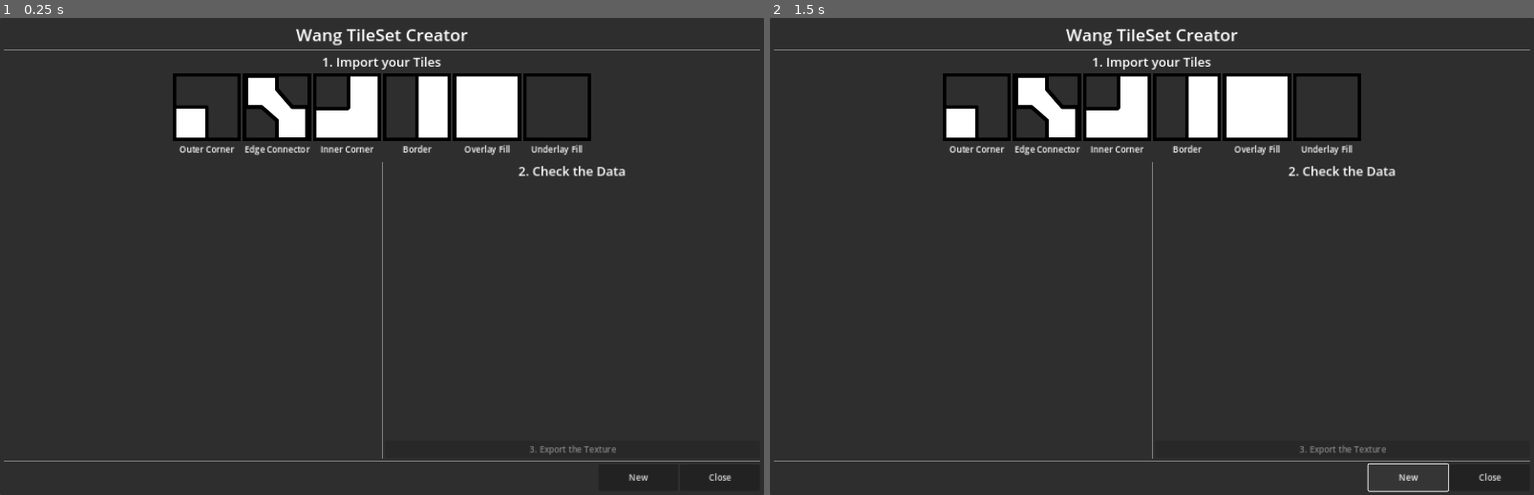
Above: before the commit, frames 1-2 (left to right).
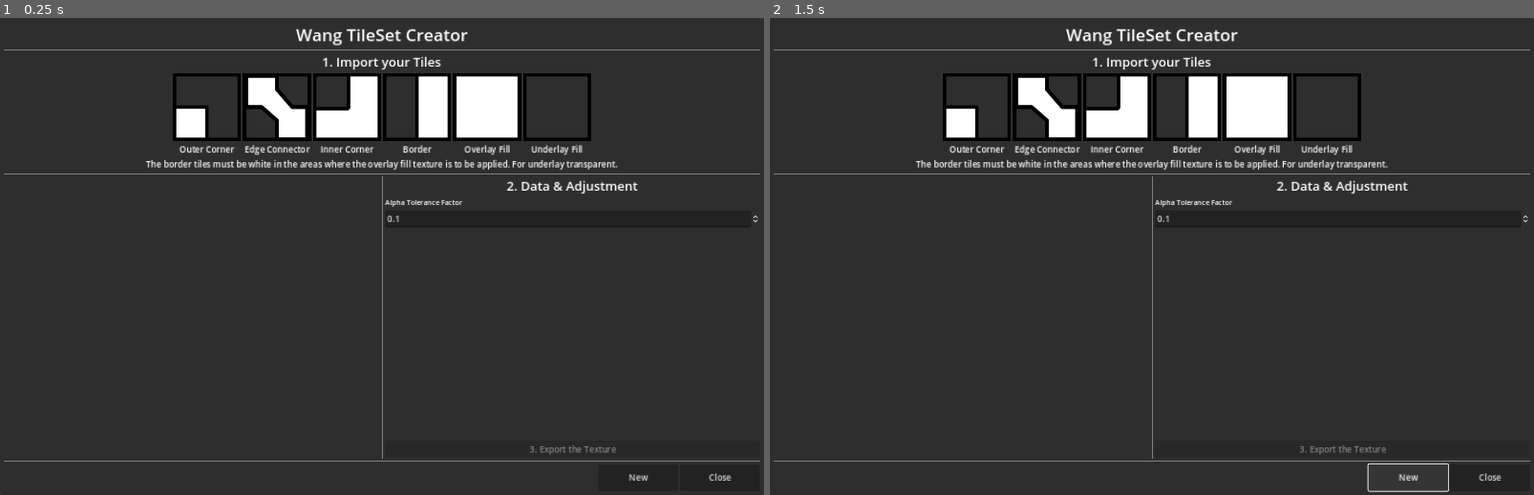
Above: after the commit, the same moments.

Repository: kleingeist37/godot-wang-converter
Game: Godot game, scene res://scenes/wang_creator/wang_creator.tscn
Two runs of this game, one before a commit and one after it. Both use one fixed random seed, a clock stepped at 60 frames per second and the inputs below.
Inputs:
- Up to frame 1 (0.25 s): no input
- Up to frame 2 (1.5 s): click "New" at 0.5 s; click "New" at 1.25 s

The runs differ from the first frame. In frame 1, 1.3% of the frame differs, in the area x 0-100%, y 29-44%; in frame 2, 1.3%.

Commit message:
alpha mixing + alpha tolerance check

Diff:
--- a/scenes/wang_creator/wang_creator.gd
+++ b/scenes/wang_creator/wang_creator.gd
@@ -20,7 +20,7 @@
 @onready var lbl_tile_set_size: Label = %lbl_tile_set_size
 @onready var btn_export: Button = %btn_export
 @onready var texture_preview: TextureRect = %texture_preview;
-
+@onready var spinbox_white_tolerance: SpinBox = %spinbox_white_tolerance;
 
 
 var orig_icons := {
@@ -70,6 +70,7 @@
 	"webp"
 ];
 
+
 var filter_extensions: PackedStringArray;
 var regex_pattern;
 var save_state := false;
@@ -93,9 +94,12 @@
 	EditorSignals.show_texture_file_dialog.connect(_on_show_texture_file_dialog);
 	_init_form();
 
+	var filter : String;
 	for valid_extension: String in VALID_EXTENSIONS:
-		filter_extensions.append("*.%s ; %s Images" % [valid_extension, valid_extension.to_upper()]);
-
+		filter += "*.%s ;" % valid_extension;
+		#filter_extensions.append("*.%s ; %s Images" % [valid_extension, valid_extension.to_upper()]);
+
+	#file_dialog.filters.append(filter);
 	var pattern = "";
 	for i in VALID_EXTENSIONS.size():
 		pattern += VALID_EXTENSIONS[i]
@@ -103,7 +107,7 @@
 			pattern += "|";
 
 	regex_pattern = ".+\\.(%s)$" % pattern;
-	file_dialog.filters = filter_extensions;
+
 
 
 func _import_texture(path):
@@ -178,7 +182,9 @@
 				for y in range(start_pos_y, max_range_y):
 					var source_pixel = rotator.get_pixel(x % rotator.get_width(), y % rotator.get_height());
 					if source_pixel.a != 0:
-						preview_image.set_pixel(x,y, source_pixel);
+						var base_pixel := preview_image.get_pixel(x, y);
+						var mixed_pixel := _mix_colors(base_pixel, source_pixel);
+						preview_image.set_pixel(x,y, mixed_pixel);
 
 
 	return preview_image;
@@ -187,10 +193,8 @@
 enum FillMode { UNDERLAY, OVERLAY};
 func generate_fill_texture(fill_mode: FillMode , target_image: Image, source_image: Image, tile_width: int, tile_height: int, factor: int = 4) -> Image:
 
-	var counter = 0;
 	var target_width = tile_width * factor
 	var target_height = tile_height * factor
-
 
 	for y in target_height:
 		for x in target_width:
@@ -204,40 +208,12 @@
 					target_image.set_pixel(x, y, source_pixel);
 
 				FillMode.OVERLAY:
-					if target_color == Color(1, 1, 1, 1):
-						target_image.set_pixel(x, y, source_pixel);
-
-		counter += 1;
+					if _is_near_white(target_color, spinbox_white_tolerance.value):
+						var mixed_pixel := _mix_colors(target_color, source_pixel);
+						target_image.set_pixel(x,y, mixed_pixel);
+
 	return target_image;
 
-
-#func generate_border_tiles(preview_image: Image, width: int, height: int) -> Image:
-	#for tile_type: TileType in texture_dict.keys():
-		#var texture = _get_texture(tile_type) as ImageTexture;
-		#if texture == null:
-			#continue;
-		#
-		#for tile_pos: Vector2i in placement_dict[tile_type].keys():
-			#var rotator := texture.get_image();
-			#var rotations := placement_dict[tile_type][tile_pos] as int;
-#
-			##it doesn't fucking work with looping.
-			#match(rotations):
-				#0:
-					#pass;
-				#1:
-					#rotator.rotate_90(CLOCKWISE);
-#
-				#2:
-					#rotator.rotate_90(CLOCKWISE);
-					#rotator.rotate_90(CLOCKWISE);
-#
-				#3:
-					#rotator.rotate_90(COUNTERCLOCKWISE);
-#
-			#preview_image.blit_rect(rotator, Rect2i(0,0, width, height), tile_pos * width)
-		#
-	#return preview_image;
 
 
 func _export_texture(path: String):
@@ -313,6 +289,23 @@
 		return texture_dict[tile_type];
 
 
+func _mix_colors(base_color: Color, overlay_color: Color) -> Color:
+
+	var alpha_overlay = overlay_color.a;
+	var alpha_base = base_color.a * (1.0 - alpha_overlay);
+	var final_alpha = alpha_overlay + alpha_base;
+	var final_color = overlay_color * alpha_overlay + base_color * alpha_base;
+
+	if final_alpha > 0:
+		final_color /= final_alpha;
+
+	final_color.a = final_alpha;
+	return final_color
+
+func _is_near_white(color: Color, tolerance: float) -> bool:
+	return abs(color.r - 1.0) <= tolerance and abs(color.g - 1.0) <= tolerance and abs(color.b - 1.0) <= tolerance and color.a == 1.0
+
+
 func _has_valid_extension(file_name: String) -> bool:
 	var regex = RegEx.new();
 	var error = regex.compile(regex_pattern);
--- a/scenes/wang_creator/wang_creator.tscn
+++ b/scenes/wang_creator/wang_creator.tscn
@@ -166,6 +166,11 @@
 text = "Underlay Fill"
 horizontal_alignment = 1
 
+[node name="lbl_info" type="Label" parent="Panel/MarginContainer/VBoxContainer/hbox_main/vbox_content/step_1"]
+layout_mode = 2
+text = "The border tiles must be white in the areas where the overlay fill texture is to be applied. For underlay transparent."
+horizontal_alignment = 1
+
 [node name="HSeparator2" type="HSeparator" parent="Panel/MarginContainer/VBoxContainer/hbox_main/vbox_content/step_1"]
 layout_mode = 2
 
@@ -269,8 +274,31 @@
 [node name="lbl_step_2" type="Label" parent="Panel/MarginContainer/VBoxContainer/hbox_main/vbox_content/step_2/HBoxContainer/VBoxContainer"]
 layout_mode = 2
 theme_override_font_sizes/font_size = 24
-text = "2. Check the Data"
-horizontal_alignment = 1
+text = "2. Data & Adjustment"
+horizontal_alignment = 1
+
+[node name="spinbox_tolerance_factor" type="VBoxContainer" parent="Panel/MarginContainer/VBoxContainer/hbox_main/vbox_content/step_2/HBoxContainer/VBoxContainer"]
+custom_minimum_size = Vector2(150, 0)
+layout_mode = 2
+size_flags_horizontal = 3
+tooltip_text = "If the texture isn't PixelPerfect, the fill texture can have some white fragments, changes this value to lower the tolerance."
+alignment = 2
+
+[node name="Label" type="Label" parent="Panel/MarginContainer/VBoxContainer/hbox_main/vbox_content/step_2/HBoxContainer/VBoxContainer/spinbox_tolerance_factor"]
+layout_mode = 2
+theme_override_font_sizes/font_size = 13
+text = "Alpha Tolerance Factor"
+
+[node name="spinbox_white_tolerance" type="SpinBox" parent="Panel/MarginContainer/VBoxContainer/hbox_main/vbox_content/step_2/HBoxContainer/VBoxContainer/spinbox_tolerance_factor"]
+unique_name_in_owner = true
+layout_mode = 2
+mouse_default_cursor_shape = 2
+max_value = 1.0
+step = 0.01
+value = 0.1
+
+[node name="HSeparator" type="HSeparator" parent="Panel/MarginContainer/VBoxContainer/hbox_main/vbox_content/step_2/HBoxContainer/VBoxContainer"]
+layout_mode = 2
 
 [node name="lbl_tile_size" type="Label" parent="Panel/MarginContainer/VBoxContainer/hbox_main/vbox_content/step_2/HBoxContainer/VBoxContainer"]
 unique_name_in_owner = true
@@ -287,7 +315,7 @@
 mouse_default_cursor_shape = 2
 text = "3. Export the Texture"
 
-[node name="HSeparator" type="HSeparator" parent="Panel/MarginContainer/VBoxContainer"]
+[node name="HSeparator3" type="HSeparator" parent="Panel/MarginContainer/VBoxContainer"]
 layout_mode = 2
 
 [node name="hbox_button_handler" type="HBoxContainer" parent="Panel/MarginContainer/VBoxContainer"]
@@ -326,7 +354,6 @@
 size = Vector2i(600, 600)
 force_native = true
 access = 2
-filters = PackedStringArray("*.png", "*.jpg", "*.jpeg", "*.bmp", "*.tga", "*.gif", "*.webp")
 use_native_dialog = true
 
 [connection signal="pressed" from="Panel/MarginContainer/VBoxContainer/hbox_main/vbox_content/step_2/HBoxContainer/VBoxContainer/btn_export" to="Panel/MarginContainer/VBoxContainer/hbox_button_handler" method="_on_btn_export_pressed"]
